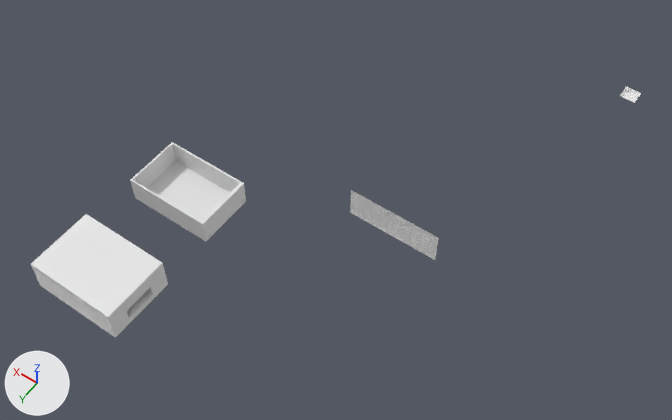
Renders of the Blender file podelkonazapalki'.blend from each side of a commit.
The view is the same before and after, from a 50 mm lens placed at (-25.0, 28.2, 40.7), pointed at (-6.2, 1.8, -0.8). Lighting does not change. The marker at lower left points along +X, +Y and +Z.
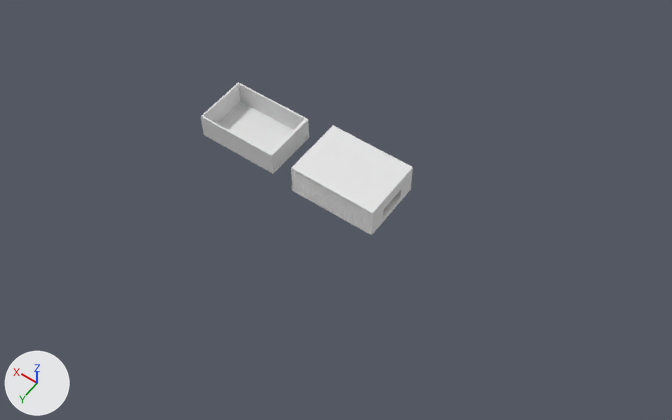
Boxes (x1, y1, x2, y2) around the edits, measured in the pictures (672 x 420 px):
```json
{"object": "Cube.002", "change": "moved", "before": [31, 214, 168, 338], "after": [291, 125, 413, 235]}
{"object": "Cube.001", "change": "moved", "before": [130, 142, 246, 241], "after": [201, 82, 309, 174]}
{"object": "Plane.003", "change": "deleted", "before": [350, 190, 438, 260]}
{"object": "Plane.001", "change": "deleted", "before": [620, 87, 641, 103]}
```

Edits to the scene script, one JSON object a line:
```json
{"op": "set", "path": "ob_cube_001.location", "old": "(1.0, 6.0, 0.0)", "new": "(1.0, 0.0, 0.0)"}
{"op": "remove", "block": "ob_plane_003", "code": ["ob_plane_003 = bpy.data.objects.new('Plane.003', me_plane_003)", "ob_plane_003.location = (-10.04, 1.99, 1.0)", "ob_plane_003.rotation_euler = (4.712, -1.571, 0.0)  # degrees (270, -90, 0)"]}
{"op": "set", "path": "ob_cube_002.location", "old": "(0.0, 13.0, 0.0)", "new": "(-7.0, 0.0, 0.0)"}
{"op": "remove", "block": "ob_plane_001", "code": ["ob_plane_001 = bpy.data.objects.new('Plane.001', me_plane_001)", "ob_plane_001.location = (-16.0, -16.0, -0.01)"]}
```
